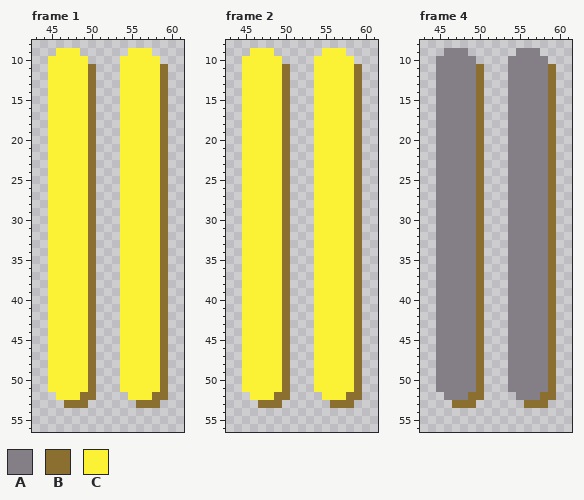
One commit to this pixel-art file: aseprite/speed_control_btn1.aseprite. The picture above is the old version.
87x64 pixels, 6 frames. Shown: frame 1: x 43..61, y 8..56; frame 2: x 43..61, y 8..56; frame 4: x 43..61, y 8..56. The commit also changed other frames, which this record leaves out.
Visible layers, top first: "Pause", "Pause Shadow".
Palette (. is transparent): A #847e87  B #8a6f30  C #fbf236
Pixels before, frame 1, first column x 45:
 9 .CCC......CCC..
10 CCCCC....CCCCC.
11 CCCCCB...CCCCCB
12 CCCCCB...CCCCCB
13 CCCCCB...CCCCCB
14 CCCCCB...CCCCCB
15 CCCCCB...CCCCCB
16 CCCCCB...CCCCCB
17 CCCCCB...CCCCCB
18 CCCCCB...CCCCCB
19 CCCCCB...CCCCCB
20 CCCCCB...CCCCCB
21 CCCCCB...CCCCCB
22 CCCCCB...CCCCCB
23 CCCCCB...CCCCCB
24 CCCCCB...CCCCCB
25 CCCCCB...CCCCCB
26 CCCCCB...CCCCCB
27 CCCCCB...CCCCCB
28 CCCCCB...CCCCCB
29 CCCCCB...CCCCCB
30 CCCCCB...CCCCCB
31 CCCCCB...CCCCCB
32 CCCCCB...CCCCCB
33 CCCCCB...CCCCCB
34 CCCCCB...CCCCCB
35 CCCCCB...CCCCCB
36 CCCCCB...CCCCCB
37 CCCCCB...CCCCCB
38 CCCCCB...CCCCCB
39 CCCCCB...CCCCCB
40 CCCCCB...CCCCCB
41 CCCCCB...CCCCCB
42 CCCCCB...CCCCCB
43 CCCCCB...CCCCCB
44 CCCCCB...CCCCCB
45 CCCCCB...CCCCCB
46 CCCCCB...CCCCCB
47 CCCCCB...CCCCCB
48 CCCCCB...CCCCCB
49 CCCCCB...CCCCCB
50 CCCCCB...CCCCCB
51 CCCCCB...CCCCCB
52 .CCCBB....CCCBB
53 ..BBB......BBB.
Pixels before, frame 2, first column x 45:
 9 .CCC......CCC..
10 CCCCC....CCCCC.
11 CCCCCB...CCCCCB
12 CCCCCB...CCCCCB
13 CCCCCB...CCCCCB
14 CCCCCB...CCCCCB
15 CCCCCB...CCCCCB
16 CCCCCB...CCCCCB
17 CCCCCB...CCCCCB
18 CCCCCB...CCCCCB
19 CCCCCB...CCCCCB
20 CCCCCB...CCCCCB
21 CCCCCB...CCCCCB
22 CCCCCB...CCCCCB
23 CCCCCB...CCCCCB
24 CCCCCB...CCCCCB
25 CCCCCB...CCCCCB
26 CCCCCB...CCCCCB
27 CCCCCB...CCCCCB
28 CCCCCB...CCCCCB
29 CCCCCB...CCCCCB
30 CCCCCB...CCCCCB
31 CCCCCB...CCCCCB
32 CCCCCB...CCCCCB
33 CCCCCB...CCCCCB
34 CCCCCB...CCCCCB
35 CCCCCB...CCCCCB
36 CCCCCB...CCCCCB
37 CCCCCB...CCCCCB
38 CCCCCB...CCCCCB
39 CCCCCB...CCCCCB
40 CCCCCB...CCCCCB
41 CCCCCB...CCCCCB
42 CCCCCB...CCCCCB
43 CCCCCB...CCCCCB
44 CCCCCB...CCCCCB
45 CCCCCB...CCCCCB
46 CCCCCB...CCCCCB
47 CCCCCB...CCCCCB
48 CCCCCB...CCCCCB
49 CCCCCB...CCCCCB
50 CCCCCB...CCCCCB
51 CCCCCB...CCCCCB
52 .CCCBB....CCCBB
53 ..BBB......BBB.
Pixels before, frame 4, first column x 45:
 9 .AAA......AAA..
10 AAAAA....AAAAA.
11 AAAAAB...AAAAAB
12 AAAAAB...AAAAAB
13 AAAAAB...AAAAAB
14 AAAAAB...AAAAAB
15 AAAAAB...AAAAAB
16 AAAAAB...AAAAAB
17 AAAAAB...AAAAAB
18 AAAAAB...AAAAAB
19 AAAAAB...AAAAAB
20 AAAAAB...AAAAAB
21 AAAAAB...AAAAAB
22 AAAAAB...AAAAAB
23 AAAAAB...AAAAAB
24 AAAAAB...AAAAAB
25 AAAAAB...AAAAAB
26 AAAAAB...AAAAAB
27 AAAAAB...AAAAAB
28 AAAAAB...AAAAAB
29 AAAAAB...AAAAAB
30 AAAAAB...AAAAAB
31 AAAAAB...AAAAAB
32 AAAAAB...AAAAAB
33 AAAAAB...AAAAAB
34 AAAAAB...AAAAAB
35 AAAAAB...AAAAAB
36 AAAAAB...AAAAAB
37 AAAAAB...AAAAAB
38 AAAAAB...AAAAAB
39 AAAAAB...AAAAAB
40 AAAAAB...AAAAAB
41 AAAAAB...AAAAAB
42 AAAAAB...AAAAAB
43 AAAAAB...AAAAAB
44 AAAAAB...AAAAAB
45 AAAAAB...AAAAAB
46 AAAAAB...AAAAAB
47 AAAAAB...AAAAAB
48 AAAAAB...AAAAAB
49 AAAAAB...AAAAAB
50 AAAAAB...AAAAAB
51 AAAAAB...AAAAAB
52 .AAABB....AAABB
53 ..BBB......BBB.
The same view after the edit:
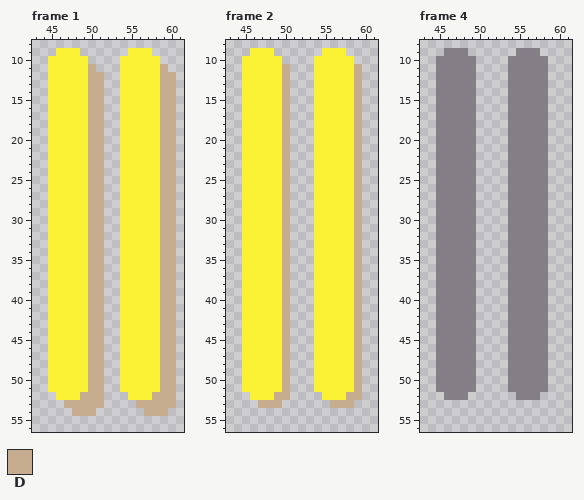
Colours new in this view: D #c6ad8f
The exact change:
Changed rows in their new state; - is an unchanged pixel.
Frame 1, layer "Pause Shadow":
first column x 47:
11 ---D--------D-
12 ---DD-------DD
13 ---DD-------DD
14 ---DD-------DD
15 ---DD-------DD
16 ---DD-------DD
17 ---DD-------DD
18 ---DD-------DD
19 ---DD-------DD
20 ---DD-------DD
21 ---DD-------DD
22 ---DD-------DD
23 ---DD-------DD
24 ---DD-------DD
25 ---DD-------DD
26 ---DD-------DD
27 ---DD-------DD
28 ---DD-------DD
29 ---DD-------DD
30 ---DD-------DD
31 ---DD-------DD
32 ---DD-------DD
33 ---DD-------DD
34 ---DD-------DD
35 ---DD-------DD
36 ---DD-------DD
37 ---DD-------DD
38 ---DD-------DD
39 ---DD-------DD
40 ---DD-------DD
41 ---DD-------DD
42 ---DD-------DD
43 ---DD-------DD
44 ---DD-------DD
45 ---DD-------DD
46 ---DD-------DD
47 ---DD-------DD
48 ---DD-------DD
49 ---DD-------DD
50 ---DD-------DD
51 ---DD-------DD
52 --DDD------DDD
53 DDDDD----DDDDD
54 -DDD------DDD-
Frame 2, layer "Pause Shadow":
first column x 47:
11 ---D--------D
12 ---D--------D
13 ---D--------D
14 ---D--------D
15 ---D--------D
16 ---D--------D
17 ---D--------D
18 ---D--------D
19 ---D--------D
20 ---D--------D
21 ---D--------D
22 ---D--------D
23 ---D--------D
24 ---D--------D
25 ---D--------D
26 ---D--------D
27 ---D--------D
28 ---D--------D
29 ---D--------D
30 ---D--------D
31 ---D--------D
32 ---D--------D
33 ---D--------D
34 ---D--------D
35 ---D--------D
36 ---D--------D
37 ---D--------D
38 ---D--------D
39 ---D--------D
40 ---D--------D
41 ---D--------D
42 ---D--------D
43 ---D--------D
44 ---D--------D
45 ---D--------D
46 ---D--------D
47 ---D--------D
48 ---D--------D
49 ---D--------D
50 ---D--------D
51 ---D--------D
52 --DD-------DD
53 DDD------DDD-
Frame 4, layer "Pause Shadow":
first column x 47:
11 ---.--------.
12 ---.--------.
13 ---.--------.
14 ---.--------.
15 ---.--------.
16 ---.--------.
17 ---.--------.
18 ---.--------.
19 ---.--------.
20 ---.--------.
21 ---.--------.
22 ---.--------.
23 ---.--------.
24 ---.--------.
25 ---.--------.
26 ---.--------.
27 ---.--------.
28 ---.--------.
29 ---.--------.
30 ---.--------.
31 ---.--------.
32 ---.--------.
33 ---.--------.
34 ---.--------.
35 ---.--------.
36 ---.--------.
37 ---.--------.
38 ---.--------.
39 ---.--------.
40 ---.--------.
41 ---.--------.
42 ---.--------.
43 ---.--------.
44 ---.--------.
45 ---.--------.
46 ---.--------.
47 ---.--------.
48 ---.--------.
49 ---.--------.
50 ---.--------.
51 ---.--------.
52 --..-------..
53 ...------...-
Boxes around the changes in both pictures, in picture pixels (x1, y1, x2, y2):
changed: (64, 64, 104, 416)
changed: (136, 64, 176, 416)
changed: (258, 64, 290, 408)
changed: (330, 64, 362, 408)
erased: (452, 64, 484, 408)
erased: (524, 64, 556, 408)
